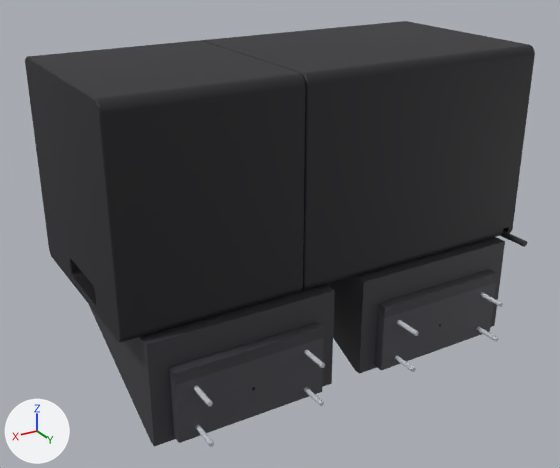
The glTF model hardware/stl/printer/selfi-printer-v4/selfi-printer-v4_3d.glb: old version first, new version second.
One viewpoint serves both versions: a 50 mm lens placed at (420.0, 683.0, 249.0), pointed at (24.0, 23.0, -81.0). Lighting does not change. The marker at lower left points along +X, +Y and +Z. The picture after the commit comes second.

In view in the first picture: 'kabel', 'kappe', 'konsoller', 'skruer_vaeg', 'sokkel', 'udgang', 'vaegplader'.
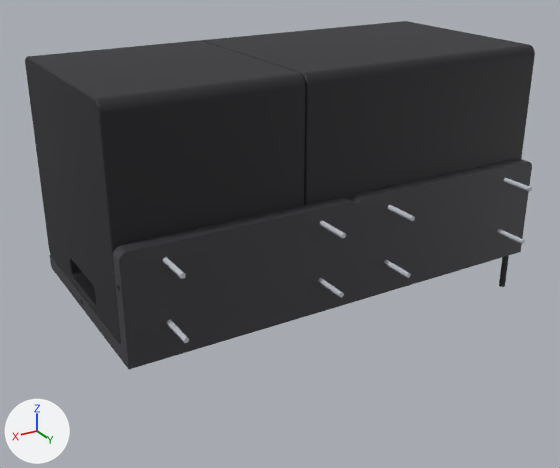
Where the newer file only moved an object's origin or applied its transform, the numbers keep the older frame.

Location of each change, (x1, y1, x2, y2) in pixels of the pictures (560 x 468 px):
'konsoller', reshaped, moved: before (89, 237, 505, 447); after (50, 158, 532, 369)
'vaegplader', deleted: before (169, 283, 496, 443)
'skruer_vaeg', reshaped, moved (20% wider, 8% taller): before (194, 293, 503, 447); after (162, 177, 532, 343)
'kabel', reshaped (mostly hidden): before (500, 231, 527, 247); after (499, 256, 509, 287)
part 1 of me_kabel, added: after (499, 256, 509, 287)
part 2 of me_kabel, deleted: before (500, 231, 527, 247)
part 3 of me_konsoller, rebuilt: before (326, 237, 505, 374); after (50, 158, 532, 369)
part 4 of me_konsoller, deleted: before (89, 285, 335, 447)
part 5 of me_skruer_vaeg, reshaped: before (477, 293, 503, 342); after (497, 177, 532, 244)
part 6 of me_skruer_vaeg, reshaped: before (395, 320, 419, 372); after (384, 205, 415, 278)
part 7 of me_skruer_vaeg, reshaped: before (304, 349, 325, 406); after (318, 220, 346, 297)
part 8 of me_skruer_vaeg, reshaped: before (194, 385, 214, 447); after (162, 257, 189, 343)
'sokkel', unchanged, covered by the edit: before (302, 226, 513, 291)

Edits to the bpy script that builds the scene:
```text
Change me_kabel:
    used by ob_kabel; location = (-213.2, 94.2, -87.6)
    remove me_kabel.from_pydata(...)  # 71 vertices, 138 faces; spans x -16.4..16.4, y -47.0..47.0, z -21.0..21.0
    add me_kabel.from_pydata(...)  # 94 vertices, 184 faces; spans x -16.4..16.4, y -47.0..25.0, z -81.0..21.0
    me_kabel part 1: 39 vertices added at x -16.4..-9.4, y 18.0..25.0, z -81.0..-14.0
    me_kabel part 2: 16 vertices removed from x -16.4..-9.4, y 47.0, z -21.0..-14.0
Change me_konsoller:
    used by ob_konsoller; location = (0.0, 20.0, -163.6)
    remove me_konsoller.from_pydata(...)  # 2392 vertices, 4832 faces; spans x -218.0..218.0, y -111.0..111.0, z -55.0..55.0
    add me_konsoller.from_pydata(...)  # 3130 vertices, 6320 faces; spans x -238.0..238.0, y -119.0..119.0, z -55.0..55.0
    me_konsoller part 3: the loose piece of 1196 vertices spanning x -218.0..-18.0, y -111.0..111.0, z -55.0..55.0 is rebuilt with 3034 vertices and now spans x -238.0..238.0, y -119.0..119.0, z -55.0..55.0
    me_konsoller part 4: the loose piece of 1196 vertices spanning x 18.0..218.0, y -111.0..111.0, z -55.0..55.0 is deleted
    other edits to the shape of me_konsoller do not show in these pictures
Change me_skruer_vaeg:
    used by ob_skruer_vaeg; location = (0.0, 140.2, -182.6)
    remove me_skruer_vaeg.from_pydata(...)  # 192 vertices, 352 faces; spans x -180.0..180.0, y -20.0..20.0, z -24.0..24.0
    add me_skruer_vaeg.from_pydata(...)  # 544 vertices, 1056 faces; spans x -203.0..203.0, y -25.0..25.0, z -35.0..35.0
    me_skruer_vaeg part 5: 48 vertices removed from x -180.0..-176.0, y -20.0..20.0, z -24.0..24.0; 136 vertices added at x -203.0..-193.0, y -25.0..25.0, z -35.0..35.0
    me_skruer_vaeg part 6: 48 vertices removed from x -60.0..-56.0, y -20.0..20.0, z -24.0..24.0; 136 vertices added at x -45.0..-35.0, y -25.0..25.0, z -35.0..35.0
    me_skruer_vaeg part 7: 48 vertices removed from x 56.0..60.0, y -20.0..20.0, z -24.0..24.0; 136 vertices added at x 35.0..45.0, y -25.0..25.0, z -35.0..35.0
    me_skruer_vaeg part 8: 48 vertices removed from x 176.0..180.0, y -20.0..20.0, z -24.0..24.0; 136 vertices added at x 193.0..203.0, y -25.0..25.0, z -35.0..35.0
Change ob_konsoller:
    ob_konsoller.location: (0.0, 20.0, -163.6) -> (0.0, 7.5, -68.6)
Remove ob_vaegplader:
    ob_vaegplader = bpy.data.objects.new('vaegplader', me_vaegplader)
    ob_vaegplader.location = (0.0, 125.2, -176.7)
Change ob_skruer_vaeg:
    ob_skruer_vaeg.location: (0.0, 140.2, -182.6) -> (0.0, 136.8, -58.6)
```
